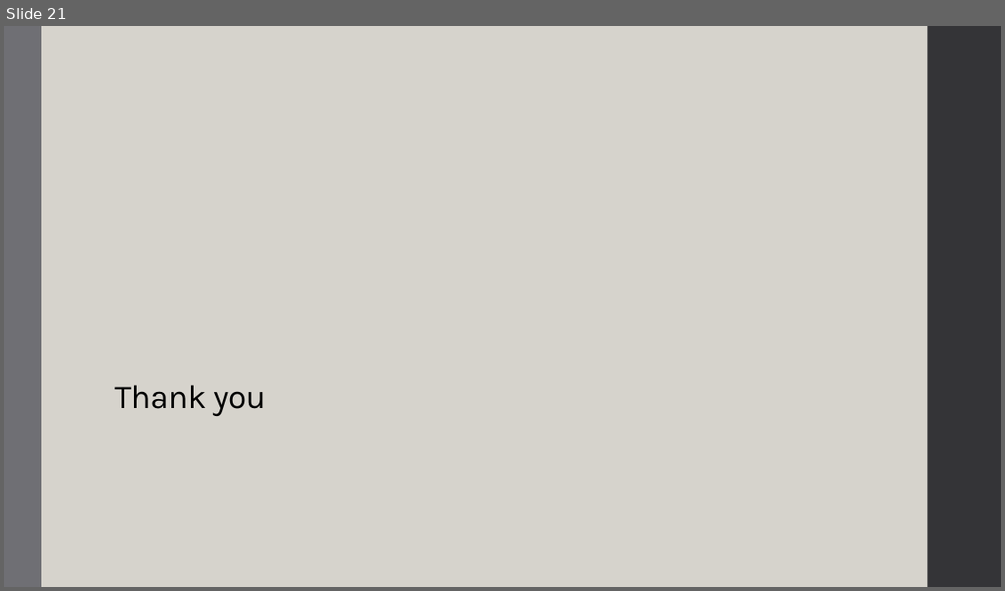
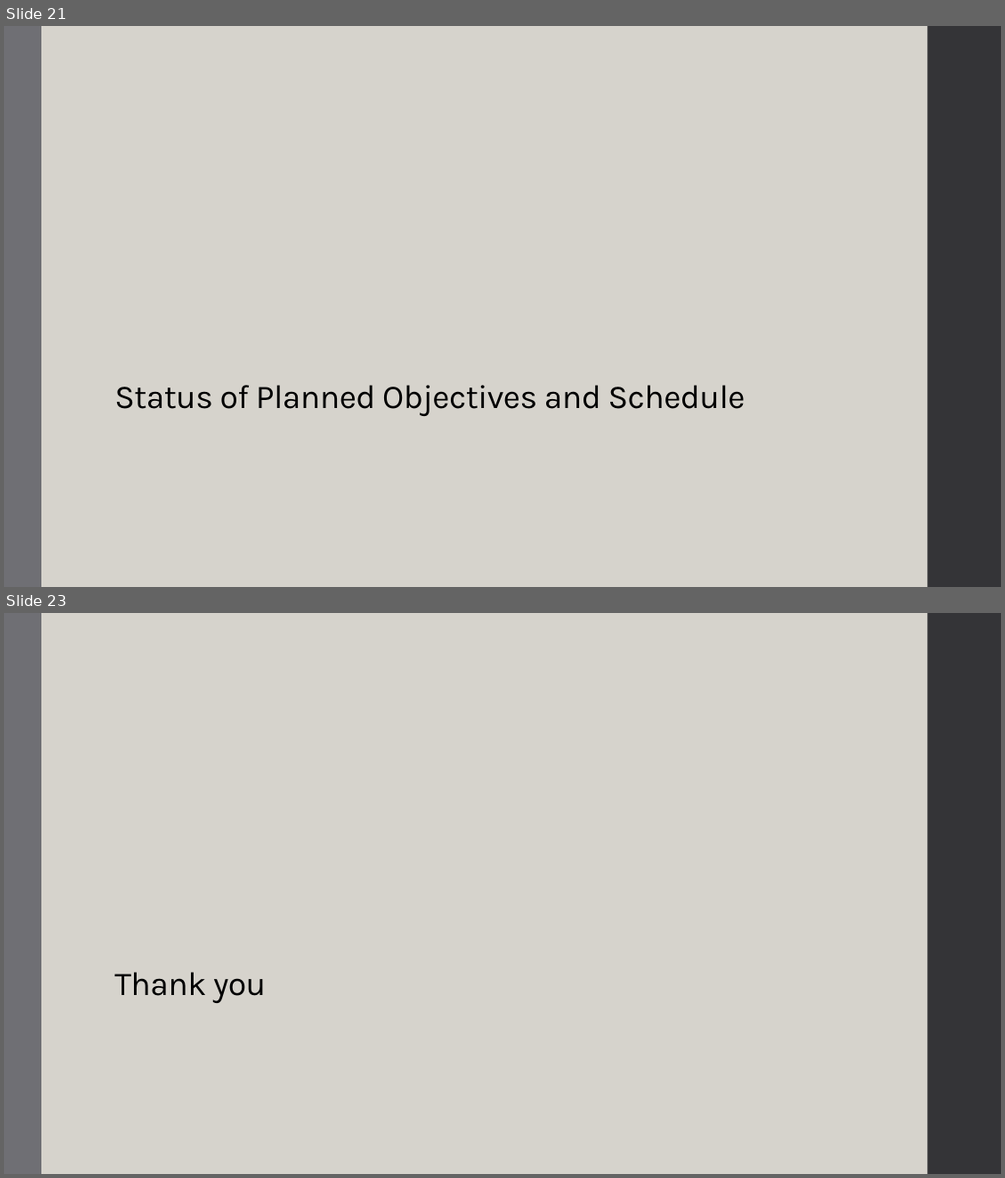
Before and after one commit to Rajesh-Siraskar/Empirical_Study_REINFORCE, a slide deck: presentation/Presentation_Empirical_Study_V.3.1_12-Jul-2023.pptx. Shown one above the other, each under a label of ours: slide 21 before the commit, slides 21 and 23 after it; the slides between them are not shown. The pictures are 1005x591 and 1005x1178 pixels, drawn with LibreOffice and Linux fonts; fonts in the diff are those of the drawing. Boxes give left, top, right and bottom in pixels: in the first picture for what was removed or moved away, otherwise in the second. Text is boxed around its words. In the diff, an @@ line names an element or a change of style, - is before the commit and + after.

Commit message:
Presentation updated with schedule and objecties

```diff
--- a/presentation/Presentation_Empirical_Study_V.3.1_12-Jul-2023.pptx
+++ b/presentation/Presentation_Empirical_Study_V.3.1_12-Jul-2023.pptx
@@ slide 21 added at [4, 26, 1001, 587], background #D6D3CC; not listed: 2 template elements that a slide beside it also shows @@
@@ title added at [114, 385, 745, 416], 32 pt, text #000000 @@
+Status of Planned Objectives and Schedule
@@ what was slide 21 is now slide 23 @@
```
Also in this commit, not shown: 1 slide changed, 1 other slide added, 5 other files.
